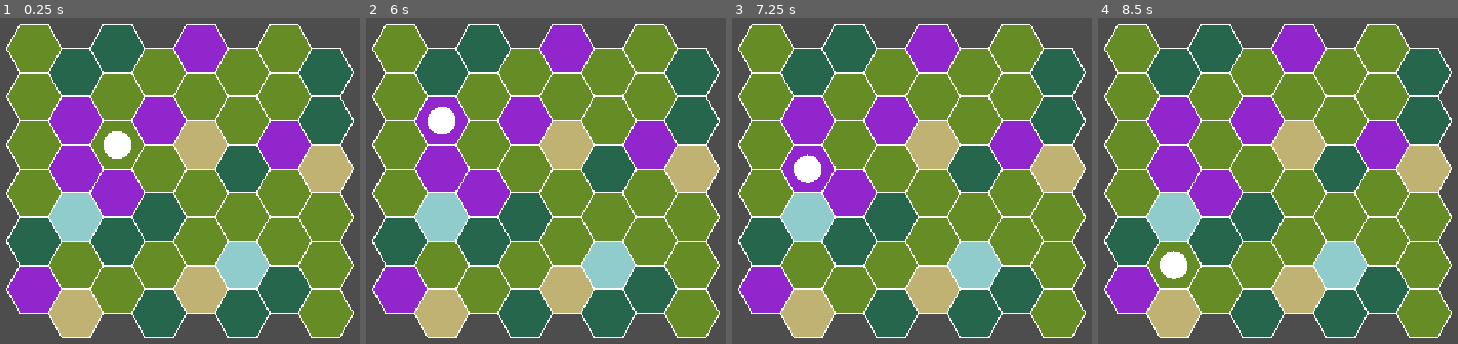
Above: before the commit, frames 1-4 (left to right).
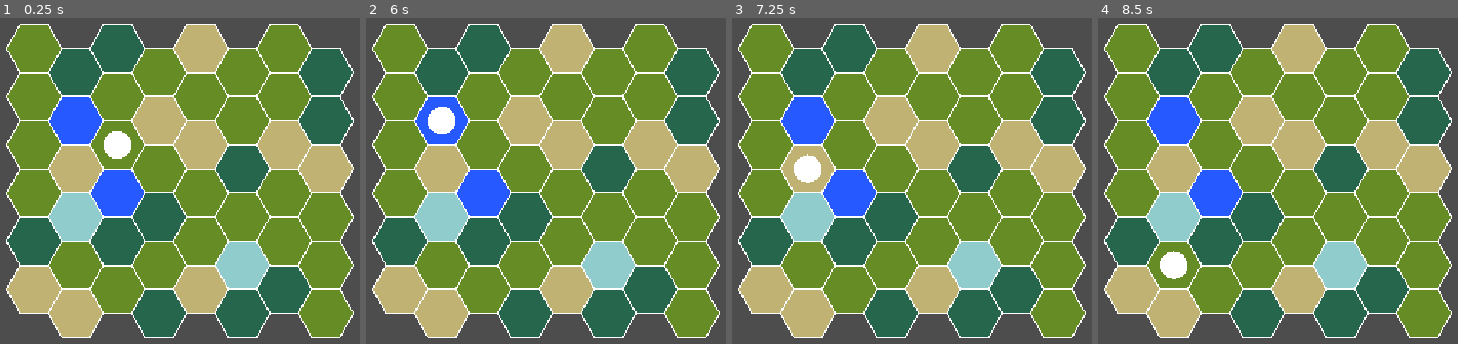
Above: after the commit, the same moments.

Repository: CookieZ0710/armello-lite
Game: Godot game, scene res://scenes/Main.tscn
The game is run twice, just before and just after one commit, with the same random seed, the same clock (stepped at 60 frames per second) and the same inputs.
Inputs (mouse positions are in pixels of both pictures, inside the frame that each line leads up to):
- Up to frame 1 (0.25 s): no input
- Up to frame 2 (6 s): tap Enter at 0.5, 2, 3.5 s; move the mouse to (398, 47) at 0.52 s; click (398, 47) at 0.67 s; tap Space at 1.25, 2.75, 4.25 s; move the mouse to (398, 96) at 1.27 s; click (398, 96) at 1.42 s; move the mouse to (398, 145) at 2.02 s; click (398, 145) at 2.17 s; move the mouse to (398, 194) at 2.77 s; click (398, 194) at 2.92 s; move the mouse to (398, 239) at 3.52 s; click (398, 239) at 3.67 s; move the mouse to (398, 288) at 4.27 s; click (398, 288) at 4.42 s; move the mouse to (441, 73) at 5.02 s; click (441, 73) at 5.17 s; move the mouse to (441, 122) at 5.77 s; click (441, 122) at 5.92 s
- Up to frame 3 (7.25 s): move the mouse to (807, 167) at 6.52 s; click (807, 167) at 6.67 s
- Up to frame 4 (8.5 s): move the mouse to (1173, 216) at 7.27 s; click (1173, 216) at 7.42 s; move the mouse to (1173, 265) at 8.02 s; click (1173, 265) at 8.17 s

The runs differ from the first frame. In frame 1, 11% of the frame differs, in the area x 1-87%, y 2-91%; in frame 2, 11%; in frame 3, 11%; in frame 4, 11%.

Commit message:
added all tile types
added all the different tile types, next push will try to reinforce better "rules" for map generation

Diff:
--- a/scripts/hex_tile.gd
+++ b/scripts/hex_tile.gd
@@ -10,7 +10,8 @@
 	STONE,			# +1 health
 	MOUNTAIN,		# 2 ap
 	SETTLEMENT,		#
-	RUINS			#
+	RUINS,			#
+	CASTLE			# middle of the map
 }
 var tile_type: TileType = TileType.GRASS	# our default tile type
 var movement_cost: int = 1
@@ -80,6 +81,10 @@
 			tile_color = Color(0.57, 0.15, 0.8)
 			movement_cost = 2
 			health_change = 0
+		TileType.CASTLE:
+			tile_color = Color(0.15, 0.35, 1.0)
+			movement_cost = 3
+			health_change = 0
 
 	$Polygon2D.color = tile_color
 
@@ -100,5 +105,7 @@
 			return "SETTLEMENT"
 		TileType.RUINS:
 			return "RUINS"
+		TileType.CASTLE:
+			return "CASTLE"
 
 	return "UNKNOWN"
--- a/scripts/main.gd
+++ b/scripts/main.gd
@@ -52,8 +52,10 @@
 				hex.set_tile_type(HexTile.TileType.MOUNTAIN)
 			elif roll <= 90:
 				hex.set_tile_type(HexTile.TileType.SETTLEMENT)
+			elif roll <= 95:
+				hex.set_tile_type(HexTile.TileType.SETTLEMENT)
 			else:
-				hex.set_tile_type(HexTile.TileType.RUINS)
+				hex.set_tile_type(HexTile.TileType.CASTLE)
 
 			add_child(hex)
 			hex_tiles[axial] = hex
